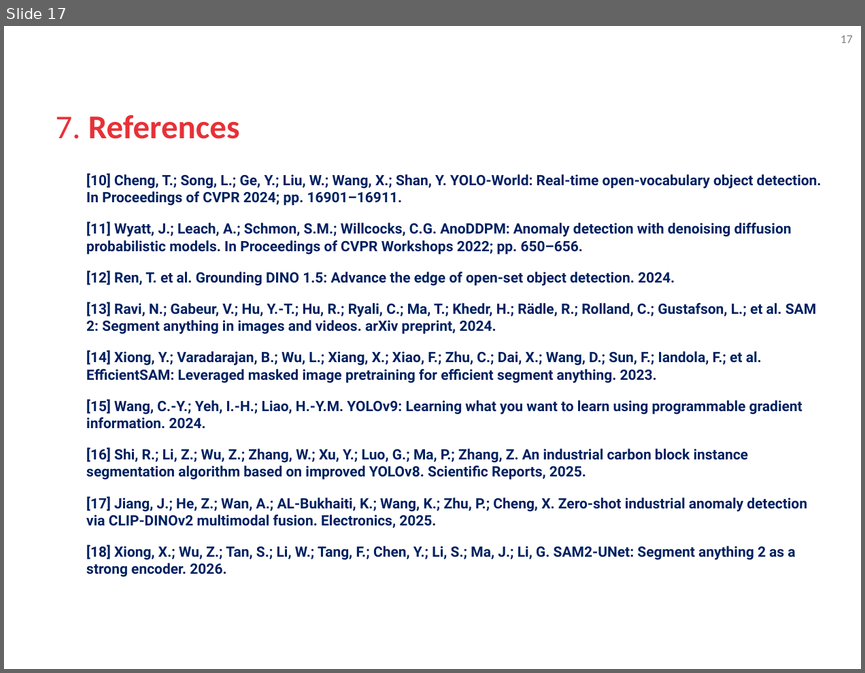
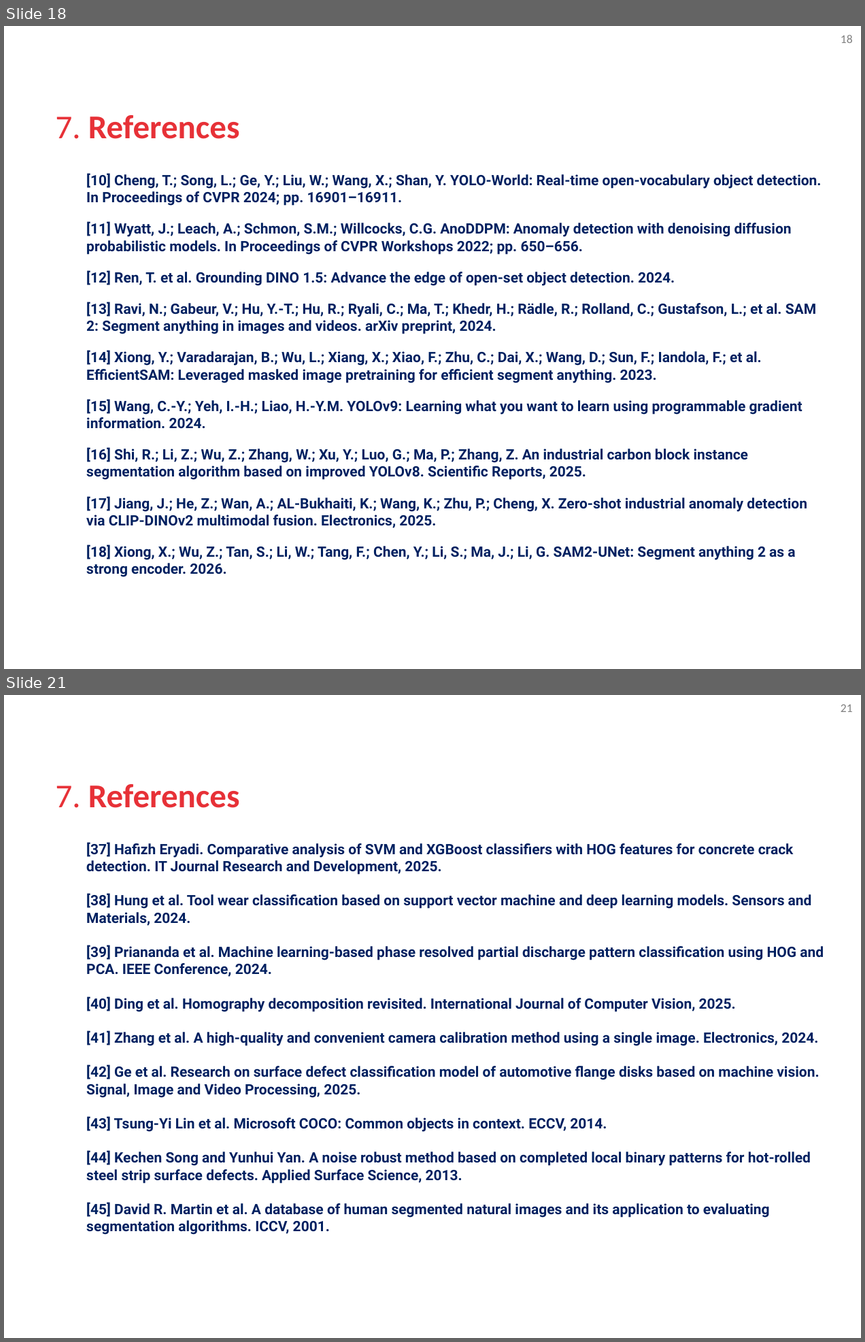
Before and after one commit to blooraayy/VA_RetoMichelin, a slide deck: docs/GIDIA_VA_Course_Project_Presentations.pptx. Shown one above the other, each under a label of ours: slide 17 before the commit, slides 18 and 21 after it; the slides between them are not shown. The pictures are 865x673 and 865x1342 pixels, drawn with LibreOffice and Linux fonts; fonts in the diff are those of the drawing; background and template pictures are left out. Boxes give left, top, right and bottom in pixels: in the first picture for what was removed or moved away, otherwise in the second. Text is boxed around its words. In the diff, an @@ line names an element or a change of style, - is before the commit and + after.

```diff
--- a/docs/GIDIA_VA_Course_Project_Presentations.pptx
+++ b/docs/GIDIA_VA_Course_Project_Presentations.pptx
@@ slide 21 added at (4,695,861,1338), background #FFFFFF; not listed: 1 template element that a slide beside it also shows @@
@@ title added at (56,784,240,808), 28 pt, text #E73137, bold @@
+7. References
@@ text added at (86,842,823,1234), 12 pt, text #002060, bold @@
+[37] Hafizh Eryadi. Comparative analysis of SVM and XGBoost classifiers with HOG features for concrete crack detection. IT Journal Research and Development, 2025.
+[38] Hung et al. Tool wear classification based on support vector machine and deep learning models. Sensors and Materials, 2024.
+[39] Priananda et al. Machine learning-based phase resolved partial discharge pattern classification using HOG and PCA. IEEE Conference, 2024.
+[40] Ding et al. Homography decomposition revisited. International Journal of Computer Vision, 2025.
+[41] Zhang et al. A high-quality and convenient camera calibration method using a single image. Electronics, 2024.
+[42] Ge et al. Research on surface defect classification model of automotive flange disks based on machine vision. Signal, Image and Video Processing, 2025.
+[43] Tsung-Yi Lin et al. Microsoft COCO: Common objects in context. ECCV, 2014.
+[44] Kechen Song and Yunhui Yan. A noise robust method based on completed local binary patterns for hot-rolled steel strip surface defects. Applied Surface Science, 2013.
+[45] David R. Martin et al. A database of human segmented natural images and its application to evaluating segmentation algorithms. ICCV, 2001.
@@ what was slide 17 is now slide 18 @@
@@ page number at (840,35,853,43): text changed @@
-17
+18
```
Also in this commit, not shown: 1 slide changed, 4 other slides added, 1 slide removed, 22 other files.
